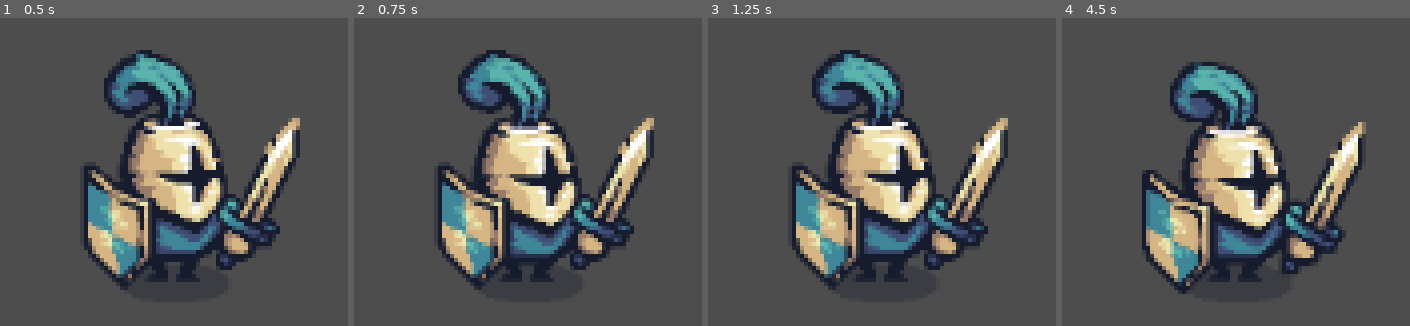
Above: before the commit, frames 1-4 (left to right).
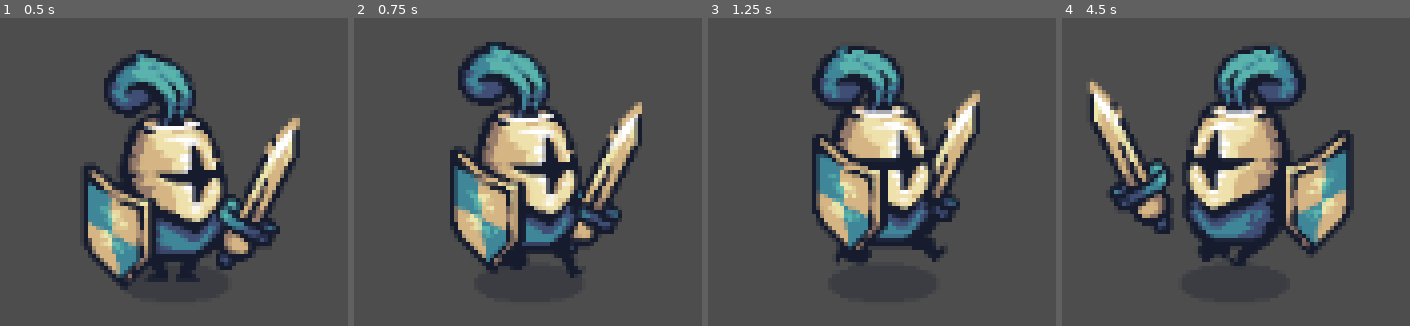
Above: after the commit, the same moments.

Repository: ignacionahuelbaez/sekidan-technical-test
Game: Godot game, scene res://world.tscn
Same seed, same stepped clock (60 frames per second), same inputs: the game is played once before the commit and once after it.
Inputs:
- Up to frame 1 (0.5 s): no input
- Up to frame 2 (0.75 s): hold Right (ui_right) from 0.53 s (still down)
- Up to frame 3 (1.25 s): keep holding Right (ui_right)
- Up to frame 4 (4.5 s): release Right (ui_right) at 1.28 s; hold Down (ui_down) 1.28-2.03 s; hold Right (ui_right) 2.03-2.78 s; hold Up (ui_up) 2.78-3.53 s; hold Left (ui_left) from 3.53 s (still down)

Frame 1 is identical in both runs. In frame 2, 25% of the frame differs, in the area x 24-87%, y 7-89%; in frame 3, 26%; in frame 4, 33%, in the area x 8-88%, y 9-90%.
Error before the commit: Parse Error: Identifier "direction" not declared in the current scope. (res://actors/player/player.gd:35)

Commit message:
Implemented player movement and state machine updates

Diff:
--- a/actors/player/player.gd
+++ b/actors/player/player.gd
@@ -3,7 +3,6 @@
 
 const SPEED: float = 300.0
 
-# Creamos una referencia directa al nodo del sprite
 @onready var sprite: AnimatedSprite2D = $AnimatedSprite2D
 
 var current_state: PlayerState
@@ -22,15 +21,12 @@
 func _physics_process(delta: float) -> void:
 	current_state.physics_update(delta)
 
-# === ESTA FUNCIÓN ES LA SOLUCIÓN DEFINTIVA ===
-func controlar_animacion(nombre_animacion: String, direccion: Vector2) -> void:
-	# FUNDAMENTO: Solo le damos .play() si la animación nueva es DISTINTA a la que ya se está reproduciendo.
-	# Esto evita que se congele en el frame 1.
+# Corregido: Parámetro en inglés (direction) y tipado estricto (: void)
+func controlar_animacion(nombre_animacion: String, direction: Vector2) -> void:
 	if sprite.animation != nombre_animacion:
 		sprite.play(nombre_animacion)
 
-	# Aprovechamos de una vez para voltear el personaje a la izquierda o derecha
-	if direccion.x < 0:
+	if direction.x < 0:
 		sprite.flip_h = true
 	elif direction.x > 0:
 		sprite.flip_h = false
--- a/actors/player/states/state_walk.gd
+++ b/actors/player/states/state_walk.gd
@@ -9,8 +9,7 @@
 	else:
 		player.velocity = direction * player.SPEED
 
-		# FUNDAMENTO: Aquí llamamos a la función inteligente pasándole la dirección.
-		# Como la función chequea si ya está puesta "walk", no va a reiniciar la animación.
+		# Llama a "walk" en minúscula tal como está en tus SpriteFrames
 		player.controlar_animacion("walk", direction)
 
 		player.move_and_slide()
--- a/world.tscn
+++ b/world.tscn
@@ -8,6 +8,30 @@
 [ext_resource type="Script" uid="uid://br50u3awe1tj3" path="res://actors/player/states/state_attack.gd" id="5_wse8f"]
 [ext_resource type="Script" uid="uid://c0ddkmu85xeqb" path="res://actors/player/states/state_hurt.gd" id="6_ic0uy"]
 [ext_resource type="Script" uid="uid://ch2tnx4730hoo" path="res://actors/player/states/state_dead.gd" id="7_k3n1d"]
+
+[sub_resource type="AtlasTexture" id="AtlasTexture_gbfbk"]
+atlas = ExtResource("2_gbfbk")
+region = Rect2(0, 0, 192, 192)
+
+[sub_resource type="AtlasTexture" id="AtlasTexture_ioo17"]
+atlas = ExtResource("2_gbfbk")
+region = Rect2(192, 0, 192, 192)
+
+[sub_resource type="AtlasTexture" id="AtlasTexture_wse8f"]
+atlas = ExtResource("2_gbfbk")
+region = Rect2(384, 0, 192, 192)
+
+[sub_resource type="AtlasTexture" id="AtlasTexture_ic0uy"]
+atlas = ExtResource("2_gbfbk")
+region = Rect2(576, 0, 192, 192)
+
+[sub_resource type="AtlasTexture" id="AtlasTexture_k3n1d"]
+atlas = ExtResource("2_gbfbk")
+region = Rect2(768, 0, 192, 192)
+
+[sub_resource type="AtlasTexture" id="AtlasTexture_2o6r5"]
+atlas = ExtResource("2_gbfbk")
+region = Rect2(960, 0, 192, 192)
 
 [sub_resource type="AtlasTexture" id="AtlasTexture_70uel"]
 atlas = ExtResource("2_gbfbk")
@@ -33,55 +57,8 @@
 atlas = ExtResource("2_gbfbk")
 region = Rect2(960, 192, 192, 192)
 
-[sub_resource type="AtlasTexture" id="AtlasTexture_gbfbk"]
-atlas = ExtResource("2_gbfbk")
-region = Rect2(0, 0, 192, 192)
-
-[sub_resource type="AtlasTexture" id="AtlasTexture_ioo17"]
-atlas = ExtResource("2_gbfbk")
-region = Rect2(192, 0, 192, 192)
-
-[sub_resource type="AtlasTexture" id="AtlasTexture_wse8f"]
-atlas = ExtResource("2_gbfbk")
-region = Rect2(384, 0, 192, 192)
-
-[sub_resource type="AtlasTexture" id="AtlasTexture_ic0uy"]
-atlas = ExtResource("2_gbfbk")
-region = Rect2(576, 0, 192, 192)
-
-[sub_resource type="AtlasTexture" id="AtlasTexture_k3n1d"]
-atlas = ExtResource("2_gbfbk")
-region = Rect2(768, 0, 192, 192)
-
-[sub_resource type="AtlasTexture" id="AtlasTexture_2o6r5"]
-atlas = ExtResource("2_gbfbk")
-region = Rect2(960, 0, 192, 192)
-
 [sub_resource type="SpriteFrames" id="SpriteFrames_ioo17"]
 animations = [{
-"frames": [{
-"duration": 1.0,
-"texture": SubResource("AtlasTexture_70uel")
-}, {
-"duration": 1.0,
-"texture": SubResource("AtlasTexture_hiqwa")
-}, {
-"duration": 1.0,
-"texture": SubResource("AtlasTexture_2u3nc")
-}, {
-"duration": 1.0,
-"texture": SubResource("AtlasTexture_udxuc")
-}, {
-"duration": 1.0,
-"texture": SubResource("AtlasTexture_ikiii")
-}, {
-"duration": 1.0,
-"texture": SubResource("AtlasTexture_cbp6q")
-}],
-"loop": true,
-"name": &"Walk",
-"speed": 10.0
-}, {
 "frames": [{
 "duration": 1.0,
 "texture": SubResource("AtlasTexture_gbfbk")
@@ -104,6 +81,29 @@
 "loop": true,
 "name": &"idle",
 "speed": 10.0
+}, {
+"frames": [{
+"duration": 1.0,
+"texture": SubResource("AtlasTexture_70uel")
+}, {
+"duration": 1.0,
+"texture": SubResource("AtlasTexture_hiqwa")
+}, {
+"duration": 1.0,
+"texture": SubResource("AtlasTexture_2u3nc")
+}, {
+"duration": 1.0,
+"texture": SubResource("AtlasTexture_udxuc")
+}, {
+"duration": 1.0,
+"texture": SubResource("AtlasTexture_ikiii")
+}, {
+"duration": 1.0,
+"texture": SubResource("AtlasTexture_cbp6q")
+}],
+"loop": true,
+"name": &"walk",
+"speed": 10.0
 }]
 
 [sub_resource type="RectangleShape2D" id="RectangleShape2D_ioo17"]
@@ -118,7 +118,7 @@
 [node name="AnimatedSprite2D" type="AnimatedSprite2D" parent="player" unique_id=407095699]
 scale = Vector2(0.25, 0.25)
 sprite_frames = SubResource("SpriteFrames_ioo17")
-animation = &"idle"
+animation = &"walk"
 autoplay = "idle"
 
 [node name="Camera2D" type="Camera2D" parent="player" unique_id=2117130770]
Not shown, added: proyecto_completo.txt
